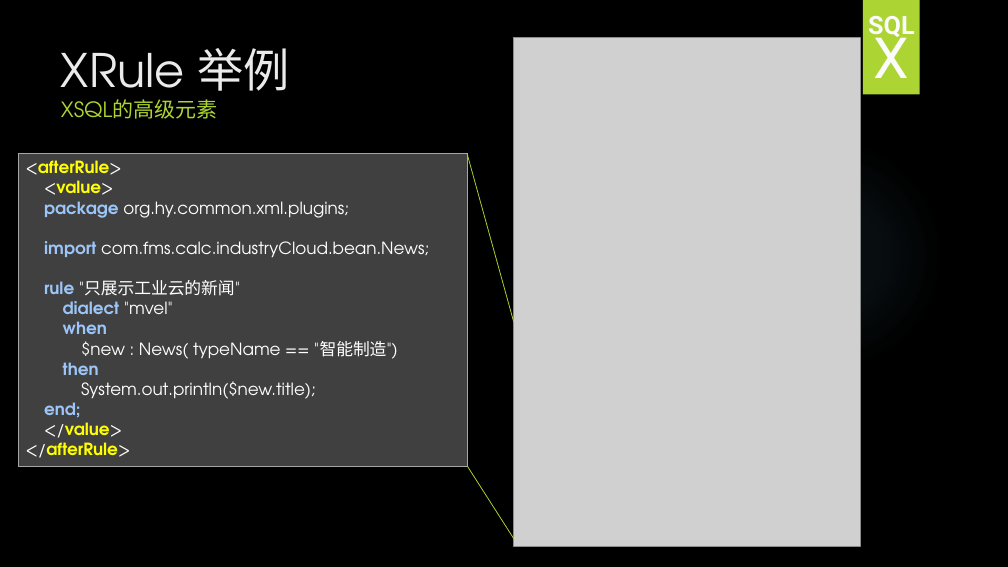
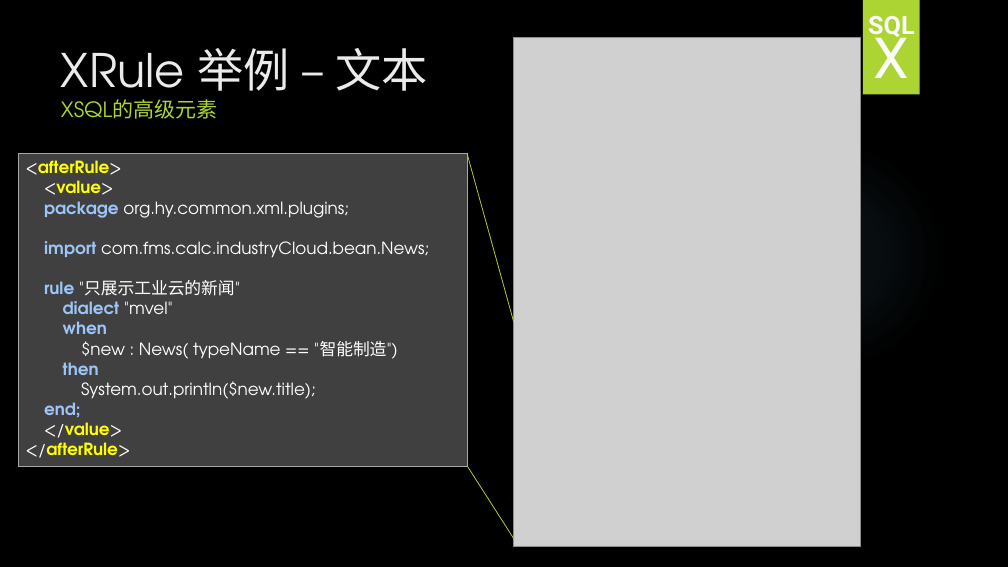
Before and after one commit to HY-ZhengWei/hy.common.XJava, a slide deck: slide 65 of doc/XSQL技术交流.pptx (slide 51 before the commit). Drawn at 1008x567 pixels with LibreOffice and Linux fonts; fonts in the diff are those of the drawing; grey boxes stand for pictures; background and template pictures are left out. Boxes give left, top, right and bottom in pixels: in the first picture for what was removed or moved away, otherwise in the second. Text is boxed around its words. In the diff, an @@ line names an element or a change of style, - is before the commit and + after.

```diff
--- a/doc/XSQL技术交流.pptx
+++ b/doc/XSQL技术交流.pptx
@@ title at <box>61,48,427,119</box>: text changed; size 20 to 44 pt; text colour #ACD433 to #EBEBEB @@
-XRule 举例
-XSQL的高级元素
+XRule 举例 – 文本
+XSQL的高级元素
```
Also in this commit, not shown: 2 other slides changed, 23 slides added, 1 slide removed, 3 other files.
